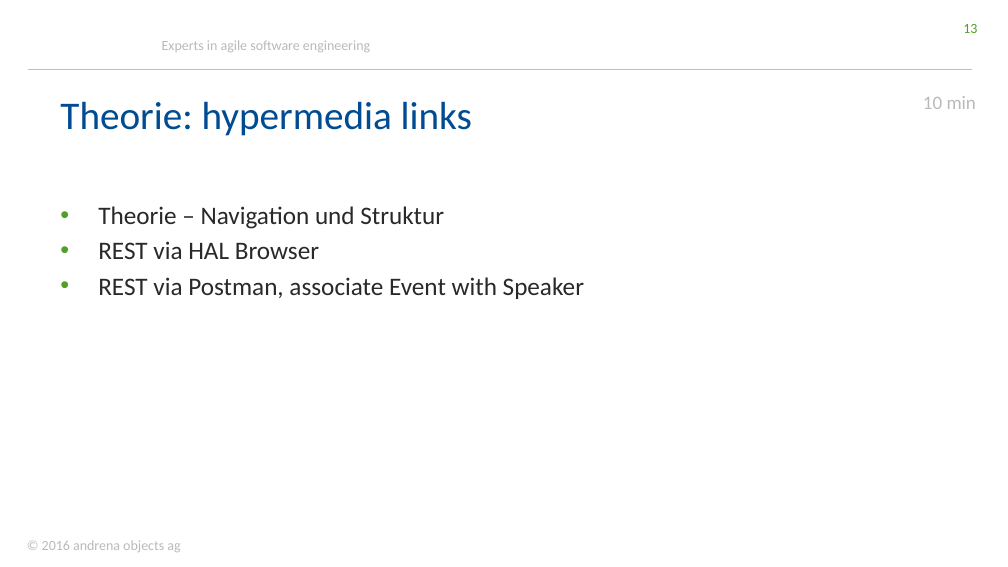
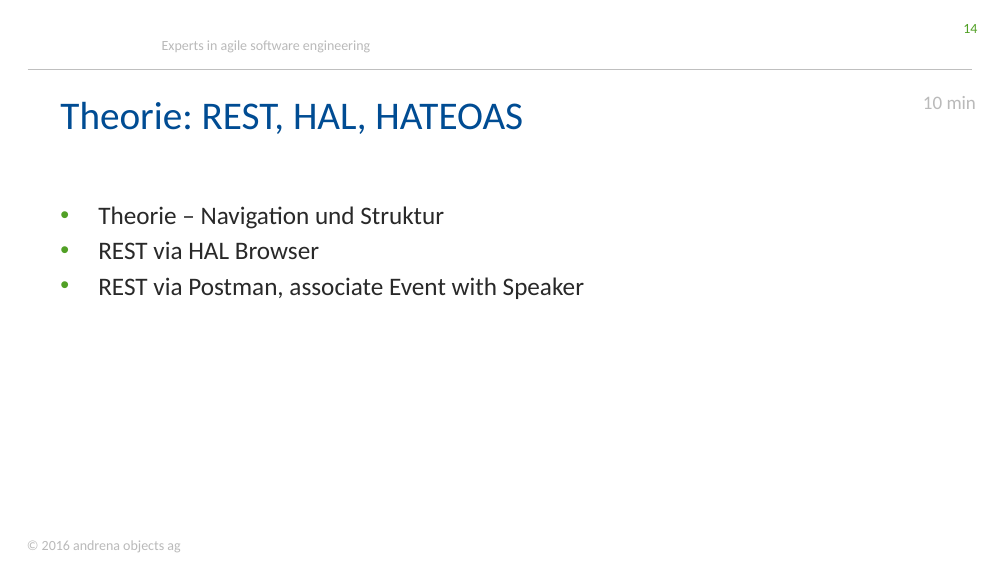
Before and after one commit to stklqt/oop-springboot-springdata-server, a slide deck: slide 14 of springBootDataWorkshop.pptx (slide 13 before the commit). Drawn at 1008x567 pixels with LibreOffice and Linux fonts; fonts in the diff are those of the drawing; background and template pictures are left out. Boxes give left, top, right and bottom in pixels: in the first picture for what was removed or moved away, otherwise in the second. Text is boxed around its words. In the diff, an @@ line names an element or a change of style, - is before the commit and + after.

```diff
--- a/springBootDataWorkshop.pptx
+++ b/springBootDataWorkshop.pptx
@@ page number at <box>963,24,977,33</box>: text changed @@
-13
+14
@@ title at <box>60,101,523,134</box>: text changed @@
-Theorie: hypermedia links
+Theorie: REST, HAL, HATEOAS
```
Also in this commit, not shown: 5 other slides changed, 1 slide added.
